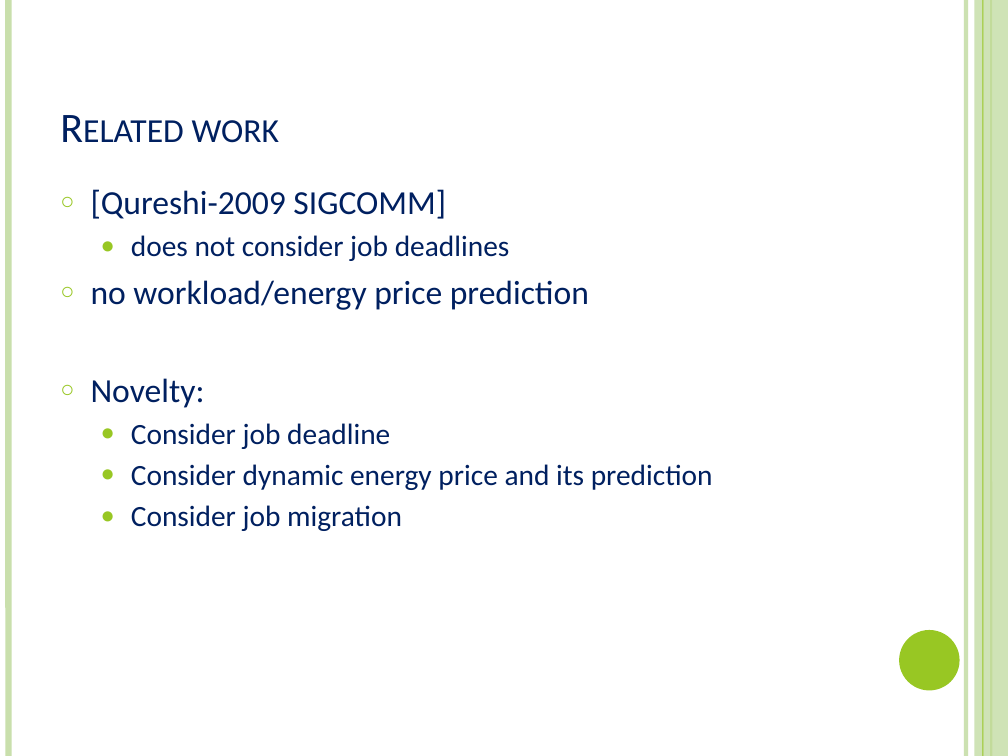
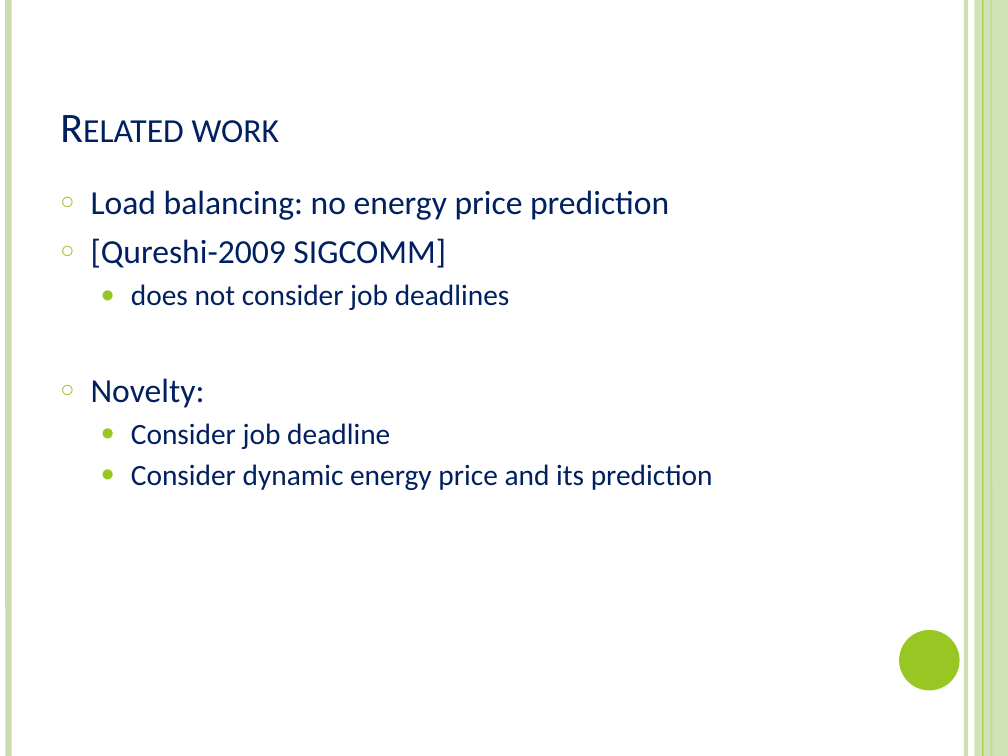
Before and after one commit to xizhonghua/GreenDC-Summary, a slide deck: slide 8 of file/Adnan12-EEGLB.pptx. Drawn at 1008x756 pixels with LibreOffice and Linux fonts; fonts in the diff are those of the drawing. Boxes give left, top, right and bottom in pixels: in the first picture for what was removed or moved away, otherwise in the second. Text is boxed around its words. In the diff, an @@ line names an element or a change of style, - is before the commit and + after.

```diff
--- a/file/Adnan12-EEGLB.pptx
+++ b/file/Adnan12-EEGLB.pptx
@@ text at box(91, 190, 669, 220): paragraph added @@
+○ Load balancing: no energy price prediction
@@ text at box(91, 280, 589, 310): paragraph removed @@
-○ no workload/energy price prediction
@@ text at box(131, 505, 402, 531): paragraph removed @@
-  ● Consider job migration
```
Also in this commit, not shown: 13 other slides changed, 14 slides added, 5 slides removed.
